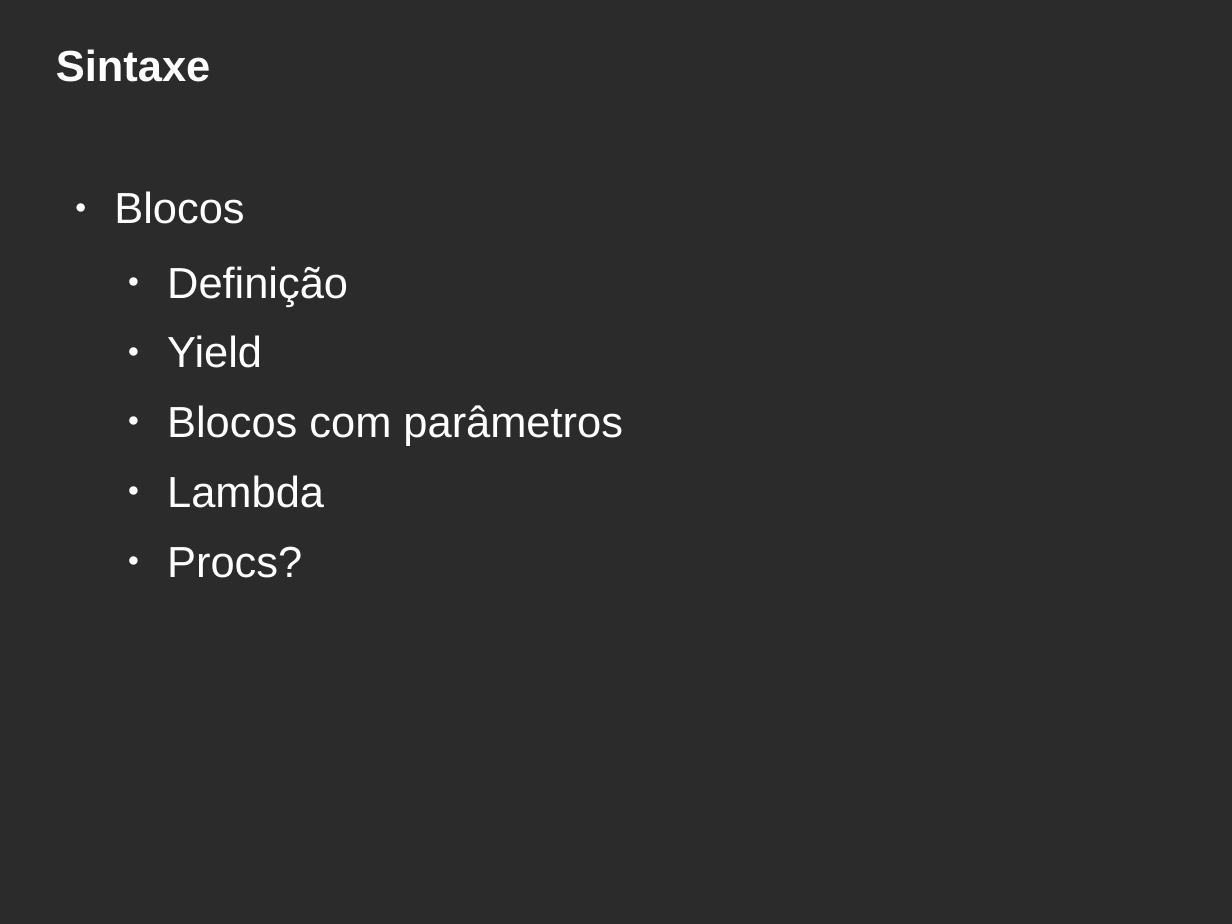
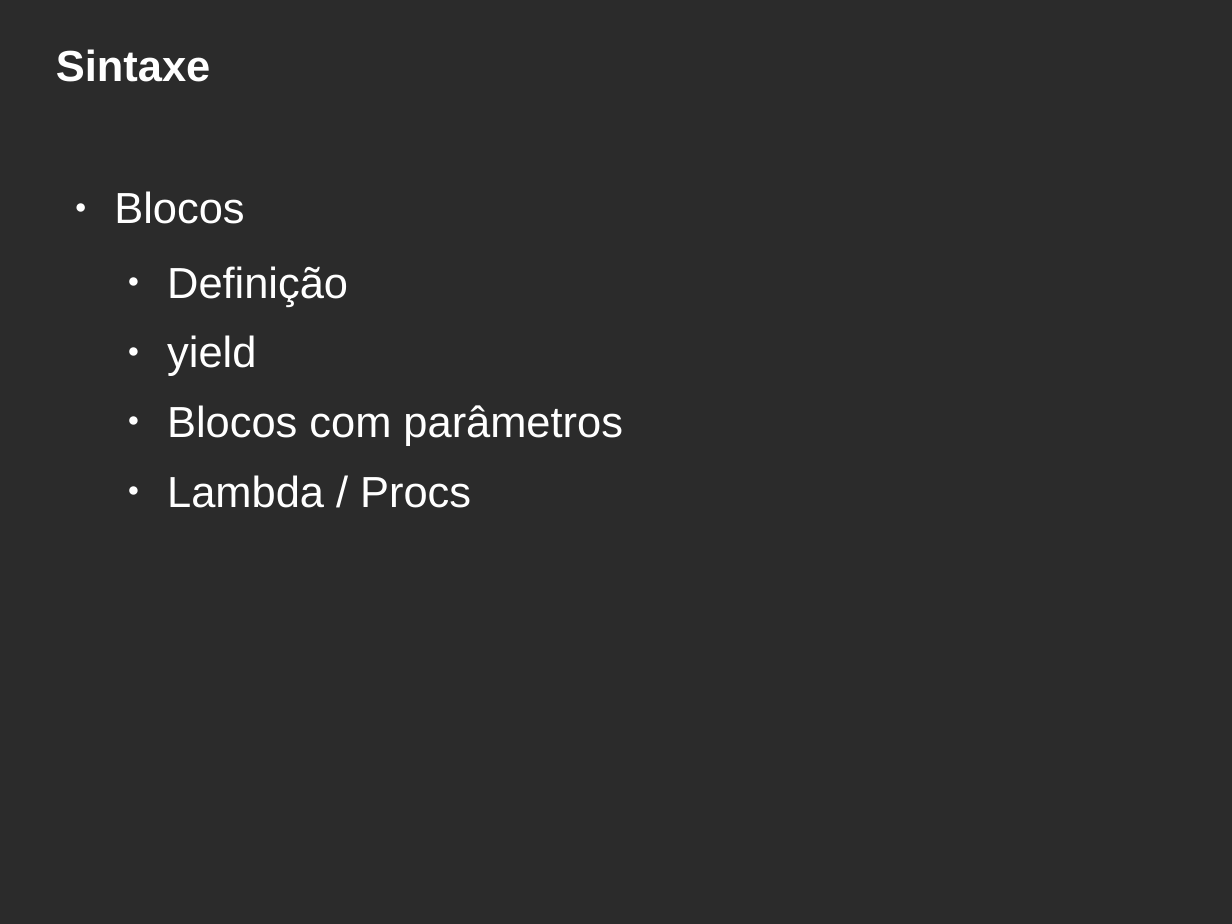
Before and after one commit to hbobenicio/ruby-examples, a slide deck: slide 21 of apresentacao-ruby.odp. Drawn at 1232x924 pixels with LibreOffice and Linux fonts; fonts in the diff are those of the drawing; background and template pictures are left out; a plain dark background stands for a picture behind light text. Boxes give left, top, right and bottom in pixels: in the first picture for what was removed or moved away, otherwise in the second. Text is boxed around its words. In the diff, an @@ line names an element or a change of style, - is before the commit and + after.

```diff
--- a/apresentacao-ruby.odp
+++ b/apresentacao-ruby.odp
@@ text at (167,335,256,376): text changed @@
-  ● Yield
+  ● yield
@@ text at (167,475,471,508): text changed @@
-  ● Lambda
-  ● Procs?
+  ● Lambda / Procs
```
Also in this commit, not shown: 5 other slides changed, 2 slides added, 1 other file.
